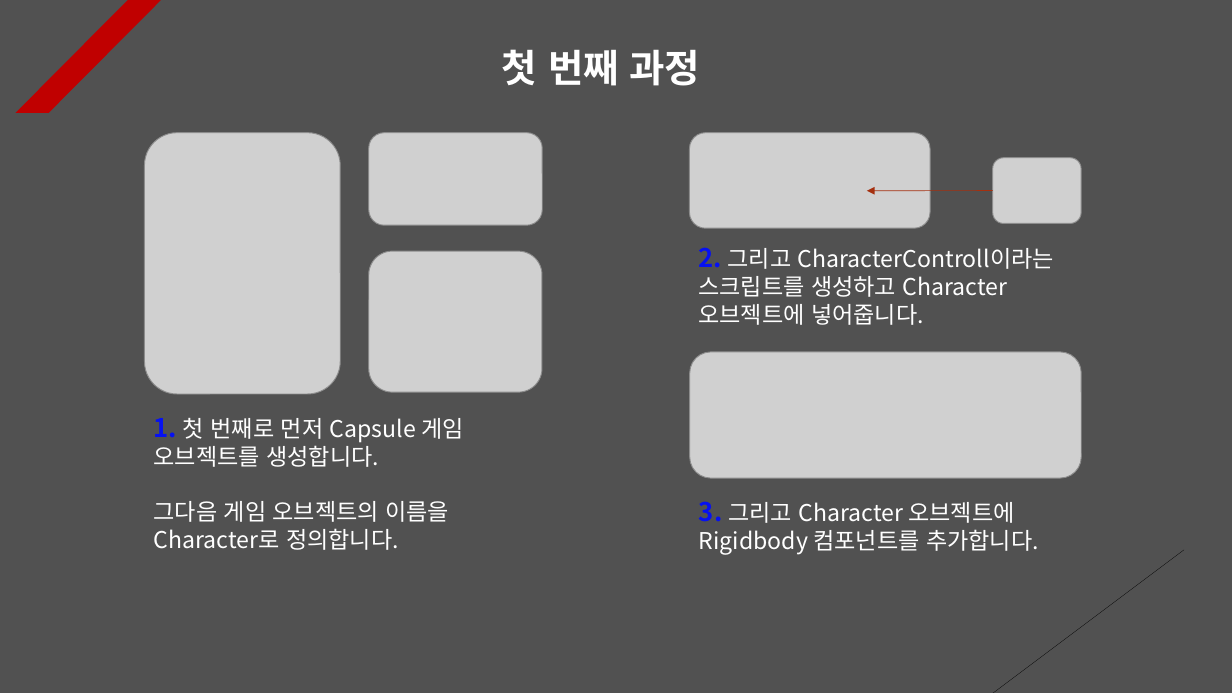
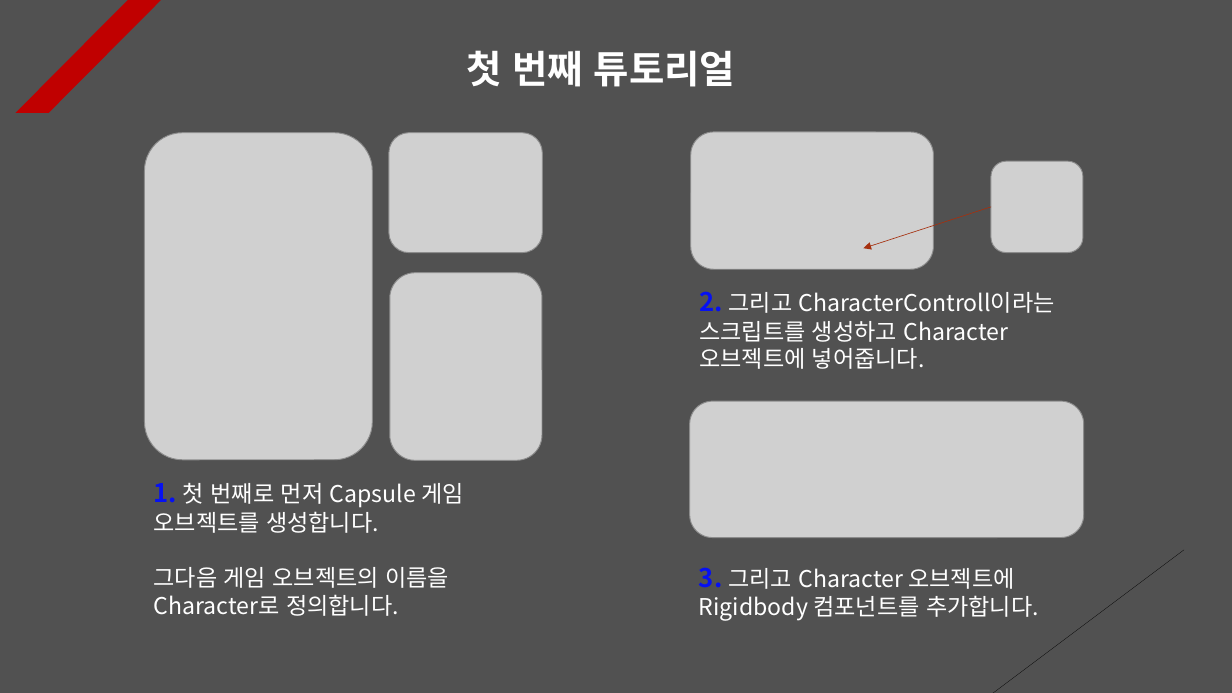
Before and after one commit to Unity2033/3D-UnityEngine, a slide deck: slide 1 of Assets/Class/Collision/PPT Data/Collision Example.pptx. Drawn at 1232x693 pixels with LibreOffice and Linux fonts; fonts in the diff are those of the drawing; grey boxes stand for pictures. Boxes give left, top, right and bottom in pixels: in the first picture for what was removed or moved away, otherwise in the second. Text is boxed around its words. In the diff, an @@ line names an element or a change of style, - is before the commit and + after.

```diff
--- a/Assets/Class/Collision/PPT Data/Collision Example.pptx
+++ b/Assets/Class/Collision/PPT Data/Collision Example.pptx
@@ text at (466,50,736,87): text changed @@
-첫 번째 과정
+첫 번째 튜토리얼
@@ picture: place and size @@
-picture at (144,133,340,395)
+picture at (144,133,372,460)
@@ picture: place and size @@
-picture at (369,133,543,226)
+picture at (389,133,543,253)
@@ picture: place and size @@
-picture at (689,133,930,228)
+picture at (691,132,934,270)
@@ picture: place and size @@
-picture at (993,158,1081,224)
+picture at (991,161,1083,252)
@@ arrow moved from (993, 190) - (867, 190) to (992, 207) - (864, 249) @@
@@ picture: place and size @@
-picture at (369,251,542,393)
+picture at (390,273,543,460)
@@ text "2. 그리고 CharacterControll이라는 스크립트를 생성하고 ...": place and size @@
-text "2. 그리고 CharacterControll이라는 스크립트를 생성하고 ..." at (698,247,1054,325)
+text "2. 그리고 CharacterControll이라는 스크립트를 생성하고 ..." at (699,291,1055,369)
@@ picture: place and size @@
-picture at (689,352,1081,479)
+picture at (689,401,1083,538)
@@ text "1. 첫 번째로 먼저 Capsule ...": place and size @@
-text "1. 첫 번째로 먼저 Capsule ..." at (154,418,464,550)
+text "1. 첫 번째로 먼저 Capsule ..." at (154,483,464,616)
@@ text "3. 그리고 Character 오브젝트에 Rigidbody ...": place and size @@
-text "3. 그리고 Character 오브젝트에 Rigidbody ..." at (699,501,1039,555)
+text "3. 그리고 Character 오브젝트에 Rigidbody ..." at (699,567,1039,621)
```
Also in this commit, not shown: 7 other slides changed, 1 slide removed, 28 other files.
